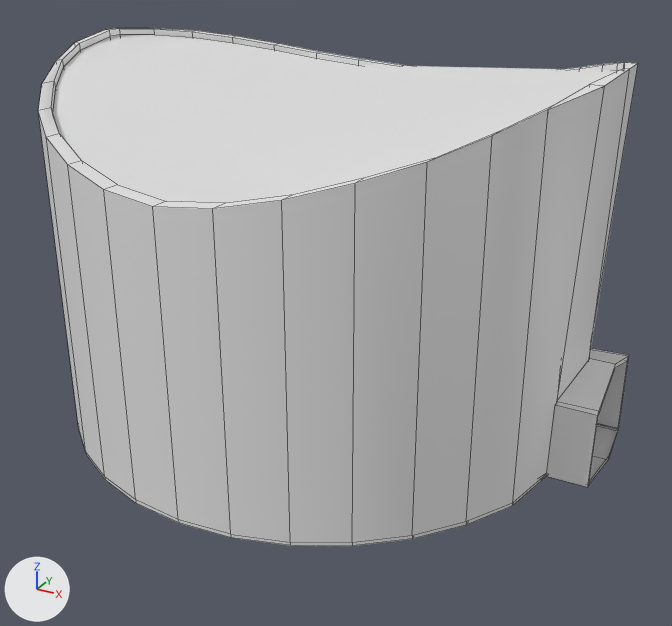
Before and after pictures for a commit that changed the FBX model Assets/Models/MouseHouse.fbx.
One viewpoint serves both versions: a 50 mm camera at (5.02, -9.09, 6.18) aimed at (0.17, -0.28, 1.78). Every picture has the same lights, and +X, +Y and +Z are marked at lower left. Mesh edges are drawn as thin lines. Vertices at the same position are counted once.
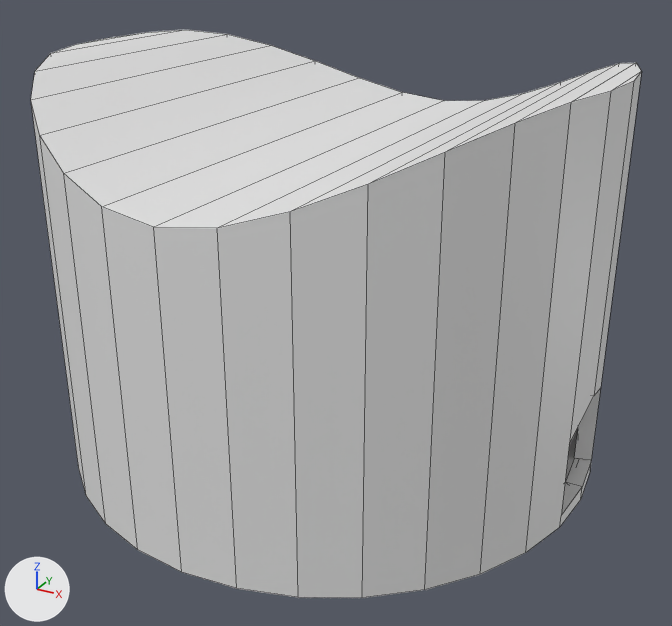
Diff of the bpy script that builds the scene:
```diff
--- a/Assets/Models/MouseHouse.fbx.py
+++ b/Assets/Models/MouseHouse.fbx.py
@@ me_cylinder @@
 # used by ob_cylinder; location = (0.0, 0.0, 2.63); scale = (3.0, 3.0, 2.0)
-me_cylinder.from_pydata(...)  # 333 vertices, 301 faces; spans x -1.02..1.14, y -1.06..1.04, z -1.02..1.08
+me_cylinder.from_pydata(...)  # 140 vertices, 108 faces; spans x -3.19..3.19, y -3.19..3.19, z 0.0..4.67
+# me_cylinder part 1: the loose piece of 325 vertices spanning x -1.02..1.14, y -1.06..1.04, z -1.02..1.08 is deleted
+# me_cylinder part 2
+# 8 vertices are removed from x -0.38..0.83, y -1.0..-0.56, z 0.53..0.83
+# 140 vertices are added at x -3.19..3.19, y -3.19..3.19, z 0.0..4.67
+# 108 new faces join them
@@ ob_cylinder @@
 ob_cylinder = bpy.data.objects.new('Cylinder', me_cylinder)
-ob_cylinder.location = (0.0, 0.0, 2.63)
-ob_cylinder.scale = (3.0, 3.0, 2.0)
+ob_cylinder.location = (0.0, 0.0, 0.0)
```

What differs and where, as boxes [x1, y1, x2, y2] in the pictures (672 x 626 px):
'Cylinder', reshaped, moved, rescaled (10% taller)
    before: [38, 28, 638, 546]
    after: [31, 29, 641, 598]
part 1 of me_cylinder, deleted
    before: [38, 28, 638, 546]
part 2 of me_cylinder, built on
    after: [31, 29, 641, 598]
